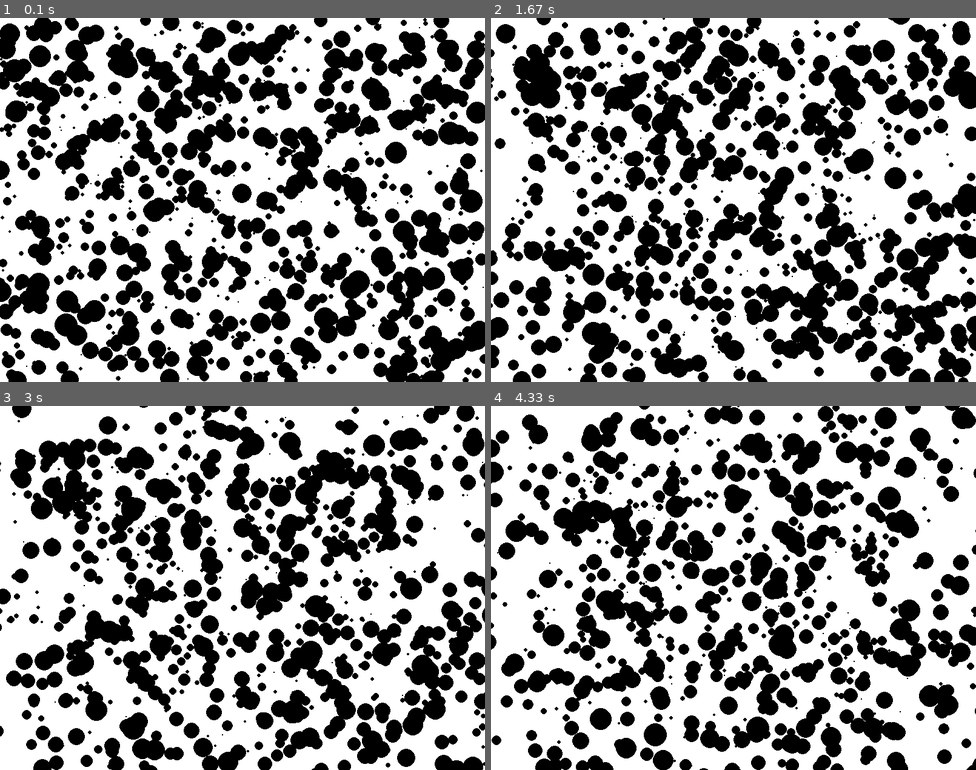
Above: before the commit, frames 1-4 (two rows, left to right).
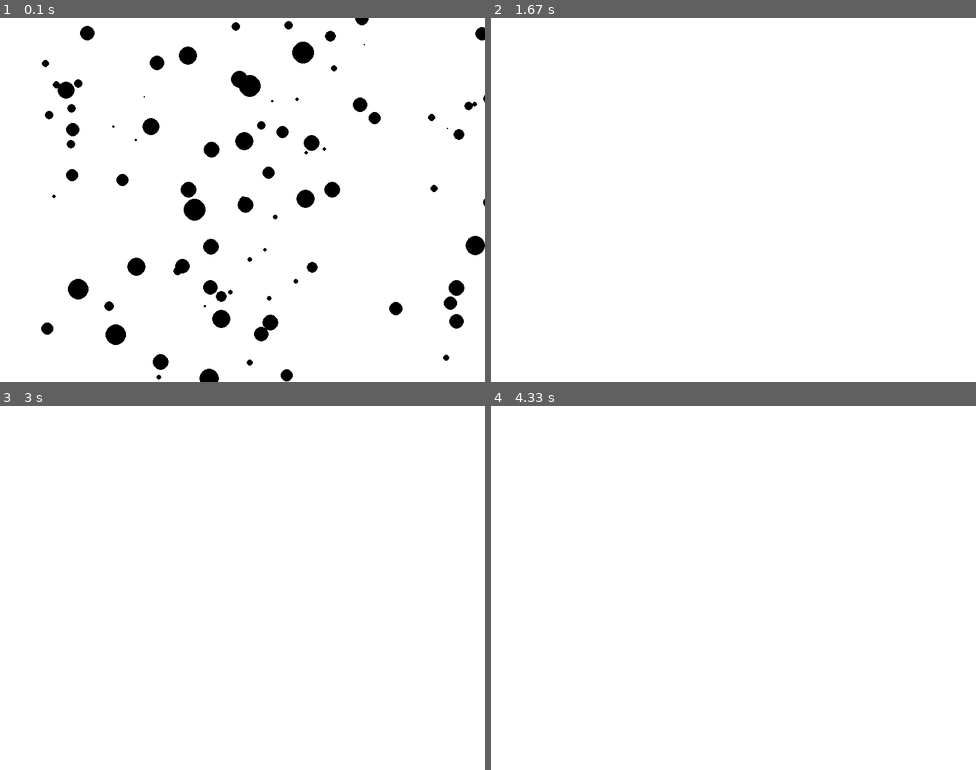
Above: after the commit, the same moments.

Repository: rafal-majewski/cellular-life-simulation
Game: pygame game, started from src/__main__.py
The game is run twice, just before and just after one commit, with the same random seed, the same clock (stepped at 60 frames per second) and the same inputs.
Inputs:
- Up to frame 1 (0.1 s): no input
- Up to frame 2 (1.67 s): no input
- Up to frame 3 (3 s): no input
- Up to frame 4 (4.33 s): no input

The runs differ from the first frame. In frame 1, 43% of the frame differs, in the area x 0-100%, y 0-100%; in frame 2, 41%; in frame 3, 38%; in frame 4, 36%.

Commit message:
improve game ticks and minor refactor

Diff:
--- a/src/__main__.py
+++ b/src/__main__.py
@@ -14,7 +14,7 @@
 	surface: pygame.surface.Surface = pygame.display.set_mode((800, 600))
 	drawer: Drawer = Drawer(surface)
 	world: World = World()
-	for i in range(0, 1000):
+	for i in range(0, 100):
 		world.addCell(
 			Cell(
 				position=Point2(
@@ -22,8 +22,8 @@
 					random.random() * 600 - 300
 				),
 				velocity=Point2(
-					random.random() * 80 - 40,
-					random.random() * 80 - 40
+					800,
+					random.random() * 0
 				),
 				mass=1,
 				radius=(random.random()) ** 0.2 * (random.random()) * 20
--- /dev/null
+++ b/src/engine/BoundingBox2.py
@@ -0,0 +1,24 @@
+from src.utils.Point2 import Point2
+from src.utils.Dim2 import Dim2
+
+
+class BoundingBox2:
+	def __init__(self, center: Point2, size: Dim2) -> None:
+		self._center: Point2 = center
+		self._size: Dim2 = size
+
+	@property
+	def center(self) -> Point2:
+		return self._center
+
+	@property
+	def size(self) -> Dim2:
+		return self._size
+
+	@property
+	def topLeft(self) -> Point2:
+		return self._center - Point2.fromDim2(self._size) / 2
+
+	@property
+	def bottomRight(self) -> Point2:
+		return self._center + Point2.fromDim2(self._size) / 2
--- a/src/engine/Cell.py
+++ b/src/engine/Cell.py
@@ -1,5 +1,7 @@
 from src.engine.Entity import Entity
 from src.utils.Point2 import Point2
+from src.utils.Dim2 import Dim2
+from src.engine.BoundingBox2 import BoundingBox2
 
 
 class Cell(Entity):
@@ -30,3 +32,10 @@
 	@radius.setter
 	def radius(self, radius: float) -> None:
 		self._radius = radius
+
+	@property
+	def boundingBox(self) -> BoundingBox2:
+		return BoundingBox2(
+			center=self.position,
+			size=Dim2(self.radius * 2, self.radius * 2),
+		)
--- a/src/engine/Entity.py
+++ b/src/engine/Entity.py
@@ -1,4 +1,5 @@
-from abc import ABC
+from abc import ABC, abstractproperty
+from src.engine.BoundingBox2 import BoundingBox2
 from src.utils.Point2 import Point2
 
 
@@ -30,3 +31,7 @@
 	@velocity.setter
 	def velocity(self, velocity: Point2) -> None:
 		self._velocity = velocity
+
+	@abstractproperty
+	def boundingBox(self) -> BoundingBox2:
+		pass
--- a/src/engine/World.py
+++ b/src/engine/World.py
@@ -8,6 +8,25 @@
 	def addCell(self, cell: Cell) -> None:
 		self.cells.add(cell)
 
+	def testCellCellCollision(self, cell1: Cell, cell2: Cell) -> bool:
+		return \
+			(cell1.position - cell2.position).magnitude \
+			< cell1.radius + cell2.radius
+
+	def cellCellCollision(self, cell1: Cell, cell2: Cell) -> None:
+		pass
+
+	def resolveCellCellCollision(self, cell1: Cell, cell2: Cell) -> None:
+		if not self.testCellCellCollision(cell1, cell2):
+			return
+		self.cellCellCollision(cell1, cell2)
+
+	def resolveCollisions(self) -> None:
+		for cell1 in self.cells:
+			for cell2 in self.cells:
+				self.cellCellCollision(cell1, cell2)
+
 	def tick(self, deltaTime: float) -> None:
+		self.resolveCollisions()
 		for cell in self.cells:
 			cell.position += cell.velocity * deltaTime
--- /dev/null
+++ b/src/engine/quadtree/Quadtree.py
@@ -0,0 +1,18 @@
+from src.engine.Entity import Entity
+
+
+class Quadtree:
+	def __init__(self, *, minChunkSize: float, maxChunkSize: float) -> None:
+		self._minChunkSize: float = minChunkSize
+		self._maxChunkSize: float = maxChunkSize
+
+	@property
+	def minChunkSize(self) -> float:
+		return self._minChunkSize
+
+	@property
+	def maxChunkSize(self) -> float:
+		return self._maxChunkSize
+
+	def addEntity(self, entity: Entity) -> None:
+		pass
--- a/src/game/Game.py
+++ b/src/game/Game.py
@@ -10,19 +10,38 @@
 		*,
 		world: World,
 		camera: AbstractCamera,
+		fps: float = 60,
 	) -> None:
 		self.world: World = world
 		self.camera: AbstractCamera = camera
-		self.lastDisplayTimestamp: Optional[float] = None
+		self._lastTickTimestamp: Optional[float] = None
+		self.fps: float = fps
+
+	@property
+	def fps(self) -> float:
+		return self._fps
+
+	@fps.setter
+	def fps(self, fps: float) -> None:
+		self._fps = fps
+		self._frameTime = 1 / fps
+
 
 	def display(self) -> None:
-		self.lastDisplayTimestamp = time.time()
+
 		self.camera.display(self.world)
+
+	def tick(self) -> None:
+		currentTickTimestamp: float = time.time()
+		deltaTime: float = \
+			currentTickTimestamp \
+			- (self._lastTickTimestamp or time.time())
+		self._lastTickTimestamp = time.time()
+		self.world.tick(deltaTime)
+		self.display()
+		time.sleep(max(0, self._frameTime - (time.time() - self._lastTickTimestamp)))
 
 	def start(self) -> None:
 		self.display()
 		while True:
-			currentTimestamp: float = time.time()
-			deltaTime: float = currentTimestamp - (self.lastDisplayTimestamp or time.time())
-			self.world.tick(deltaTime)
-			self.display()
+			self.tick()
--- /dev/null
+++ b/src/utils/Dim2.py
@@ -0,0 +1,23 @@
+class Dim2:
+	def __init__(self, width: float, height: float) -> None:
+		self._width: float = width
+		self._height: float = height
+
+	@property
+	def width(self) -> float:
+		return self._width
+
+	@property
+	def height(self) -> float:
+		return self._height
+
+	def __repr__(self) -> str:
+		return f"Dim2({self.width}, {self.height})"
+
+	def __str__(self) -> str:
+		return f"Dim2({self.width}, {self.height})"
+
+	def __eq__(self, other: object) -> bool:
+		if not isinstance(other, Dim2):
+			return False
+		return self.width == other.width and self.height == other.height
--- a/src/utils/Point2.py
+++ b/src/utils/Point2.py
@@ -1,5 +1,6 @@
 from __future__ import annotations
 from typing import Any
+from src.utils.Dim2 import Dim2
 
 
 class Point2:
@@ -14,6 +15,10 @@
 	@property
 	def y(self) -> float:
 		return self._y
+
+	@staticmethod
+	def fromDim2(dim: Dim2) -> Point2:
+		return Point2(dim.width, dim.height)
 
 	def __str__(self) -> str:
 		return f"Point2({self.x}, {self.y})"
@@ -37,3 +42,10 @@
 
 	def __truediv__(self, scalar: float) -> Point2:
 		return Point2(self.x / scalar, self.y / scalar)
+
+	def multiplyComponents(self, other: Point2) -> Point2:
+		return Point2(self.x * other.x, self.y * other.y)
+
+	@property
+	def magnitude(self) -> float:
+		return (self.x ** 2 + self.y ** 2) ** 0.5
--- a/tests/test_Entity.py
+++ b/tests/test_Entity.py
@@ -1,24 +1,38 @@
 from unittest import TestCase
 from src.engine.Entity import Entity
 from src.utils.Point2 import Point2
+from src.engine.BoundingBox2 import BoundingBox2
+from src.utils.Dim2 import Dim2
+
+
+class EntityMock(Entity):
+	def __init__(self, *args, **kwargs) -> None:
+		super().__init__(*args, **kwargs)
+
+	@property
+	def boundingBox(self) -> BoundingBox2:
+		return BoundingBox2(
+			center=self.position,
+			size=Dim2(0, 0),
+		)
 
 
 class Test_Entity(TestCase):
 	def test_constructor(self):
 		velocity: Point2 = Point2(1, 2)
 		position: Point2 = Point2(3, 4)
-		entity: Entity = Entity(position=position, velocity=velocity)
+		entity: Entity = EntityMock(position=position, velocity=velocity)
 		self.assertEqual(entity.position, position)
 		self.assertEqual(entity.velocity, velocity)
 
 	def test_position_setter(self):
-		entity: Entity = Entity(position=Point2(1, 2), velocity=Point2(3, 4))
+		entity: Entity = EntityMock(position=Point2(1, 2), velocity=Point2(3, 4))
 		newPosition: Point2 = Point2(5, 6)
 		entity.position = newPosition
 		self.assertEqual(entity.position, newPosition)
 
 	def test_velocity_setter(self):
-		entity: Entity = Entity(position=Point2(1, 2), velocity=Point2(3, 4))
+		entity: Entity = EntityMock(position=Point2(1, 2), velocity=Point2(3, 4))
 		newVelocity: Point2 = Point2(5, 6)
 		entity.velocity = newVelocity
 		self.assertEqual(entity.velocity, newVelocity)
